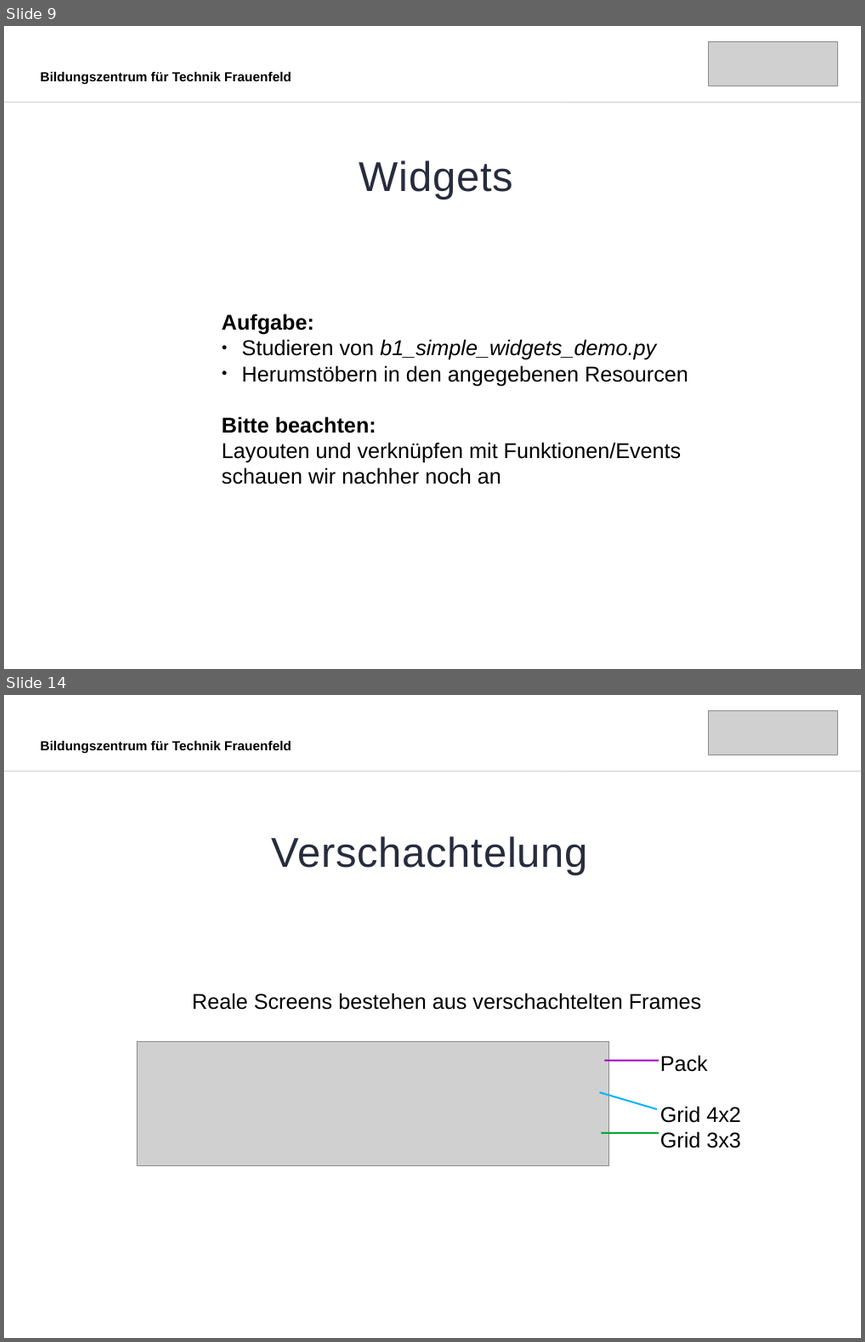
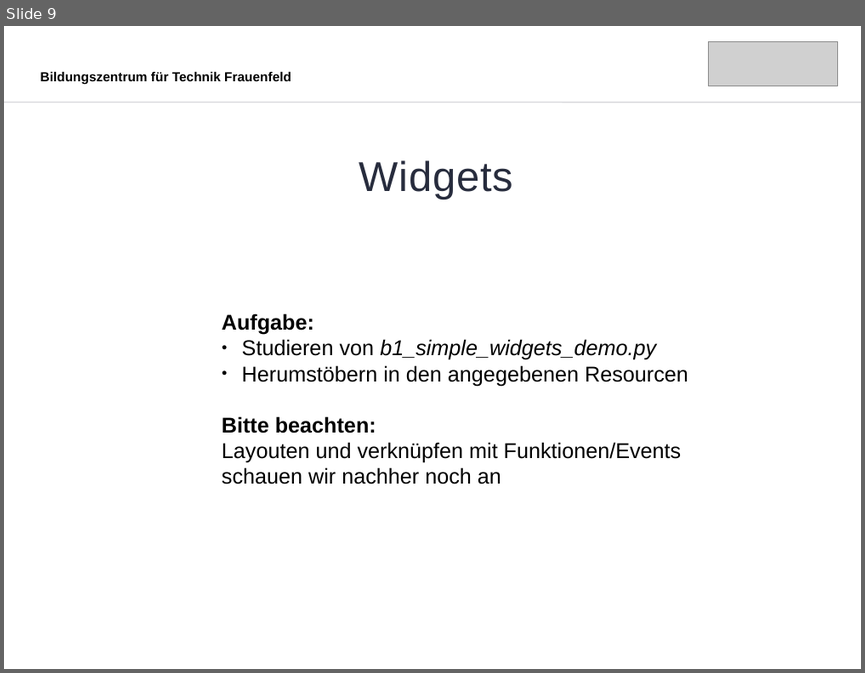
Before and after one commit to MicCalo/Applikationsentwicklung, a slide deck: Tag 9/Slides.odp. Shown one above the other, each under a label of ours: slides 9 and 14 before the commit, slide 9 after it; the slides between them are not shown. The pictures are 865x1342 and 865x673 pixels, drawn with LibreOffice and Linux fonts; fonts in the diff are those of the drawing; grey boxes stand for pictures. Boxes give left, top, right and bottom in pixels: in the first picture for what was removed or moved away, otherwise in the second. Text is boxed around its words. In the diff, an @@ line names an element or a change of style, - is before the commit and + after.

```diff
--- a/Tag 9/Slides.odp
+++ b/Tag 9/Slides.odp
@@ slide 14 removed at bbox=[4, 695, 861, 1338], background #FFFFFF @@
@@ picture removed at bbox=[709, 710, 838, 755] @@
@@ text removed at bbox=[41, 741, 291, 754] @@
-Bildungszentrum für Technik Frauenfeld
@@ line removed from (4, 771) to (861, 771) @@
@@ text removed at bbox=[272, 836, 588, 875] @@
-Verschachtelung
@@ text removed at bbox=[192, 993, 701, 1009] @@
-Reale Screens bestehen aus verschachtelten Frames
@@ group removed at bbox=[137, 1041, 741, 1165]: 3 lines, 1 picture, 1 text @@
-Pack
-Grid 4x2
-Grid 3x3
```
Also in this commit, not shown: 1 slide changed, 6 other slides removed, 11 other files.
